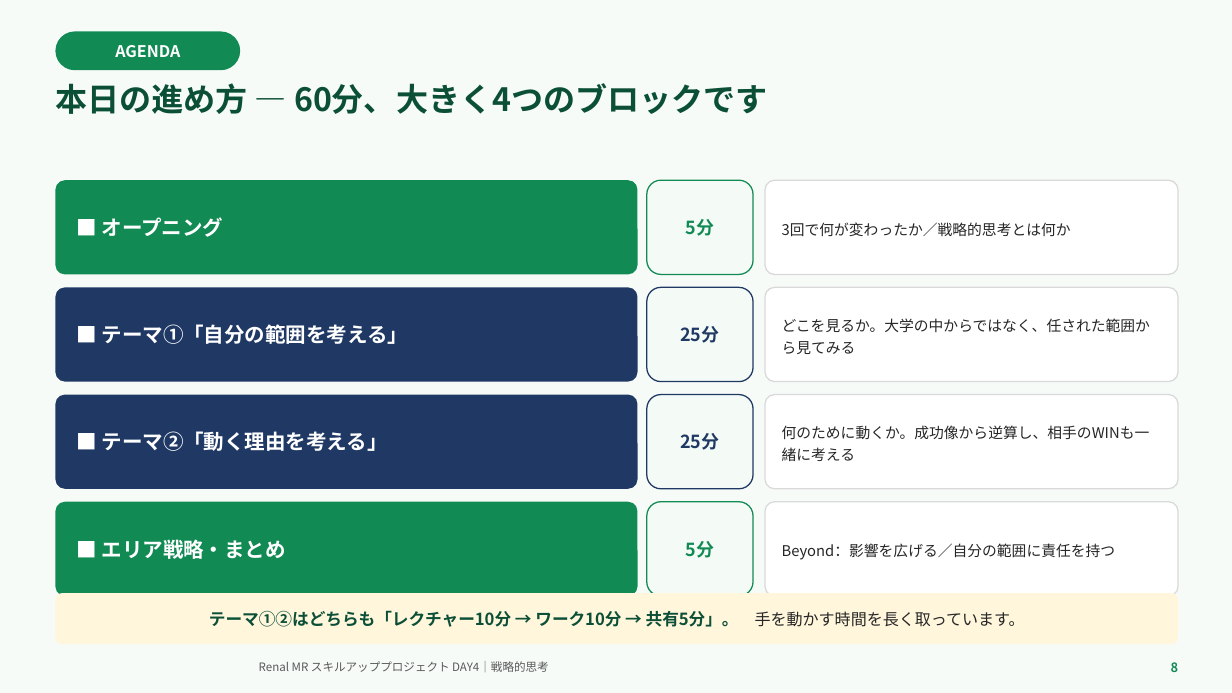
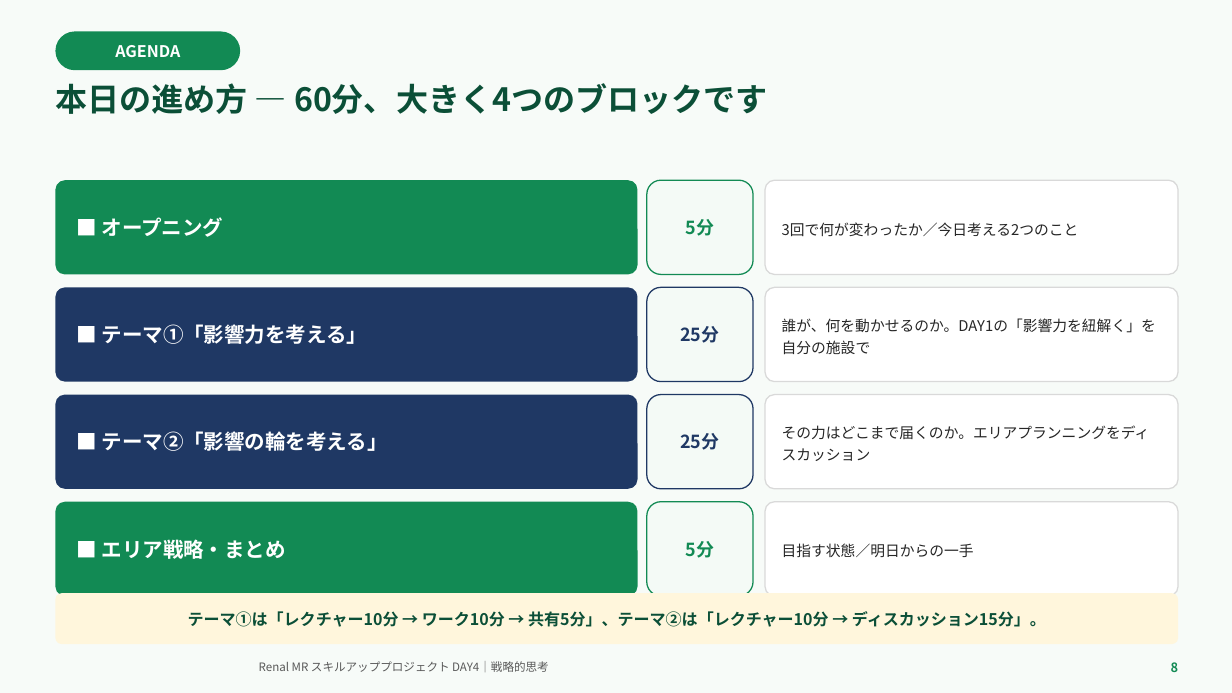
Before and after one commit to TAKUYA-1187/Claude, a slide deck: slide 8 of novartis_training/DAY4_ちょっと分かるだけで世界が変わる.pptx. Drawn at 1232x693 pixels with LibreOffice and Linux fonts; fonts in the diff are those of the drawing; background and template pictures are left out. Boxes give left, top, right and bottom in pixels: in the first picture for what was removed or moved away, otherwise in the second. Text is boxed around its words. In the diff, an @@ line names an element or a change of style, - is before the commit and + after.

```diff
--- a/novartis_training/DAY4_ちょっと分かるだけで世界が変わる.pptx
+++ b/novartis_training/DAY4_ちょっと分かるだけで世界が変わる.pptx
@@ text in rounded rectangle at (782,222,1079,236): text changed @@
-3回で何が変わったか／戦略的思考とは何か
+3回で何が変わったか／今日考える2つのこと
@@ text in rounded rectangle at (102,324,367,344): text changed @@
-■ テーマ①「自分の範囲を考える」
+■ テーマ①「影響力を考える」
@@ text in rounded rectangle at (782,318,1156,355): text changed @@
-どこを見るか。大学の中からではなく、任された範囲から見てみる
+誰が、何を動かせるのか。DAY1の「影響力を紐解く」を自分の施設で
@@ text in rounded rectangle at (102,431,388,451): text changed @@
-■ テーマ②「動く理由を考える」
+■ テーマ②「影響の輪を考える」
@@ text in rounded rectangle at (782,425,1150,461): text changed @@
-何のために動くか。成功像から逆算し、相手のWINも一緒に考える
+その力はどこまで届くのか。エリアプランニングをディスカッション
@@ text in rounded rectangle at (782,543,974,557): text changed @@
-Beyond：影響を広げる／自分の範囲に責任を持つ
+目指す状態／明日からの一手
@@ text in rounded rectangle at (188,611,1046,627): text changed; size 13 to 12.5 pt @@
-テーマ①②はどちらも「レクチャー10分 → ワーク10分 → 共有5分」。 手を動かす時間を長く取っています。
+テーマ①は「レクチャー10分 → ワーク10分 → 共有5分」、テーマ②は「レクチャー10分 → ディスカッション15分」。
```
Also in this commit, not shown: 23 other slides changed, 2 slides added, 6 slides removed, 2 other files.
